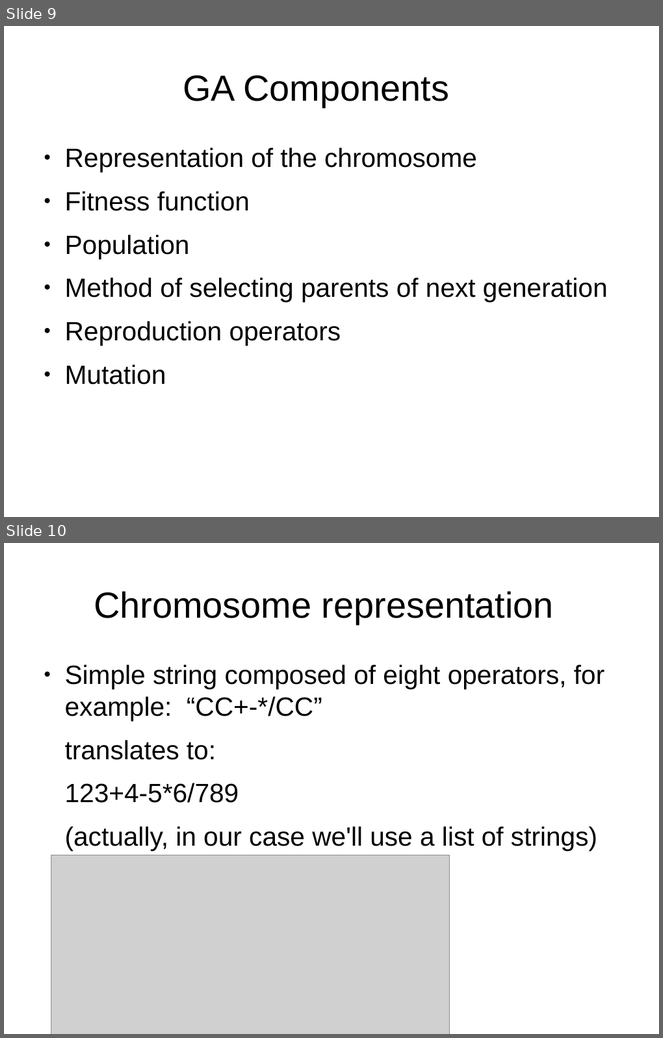
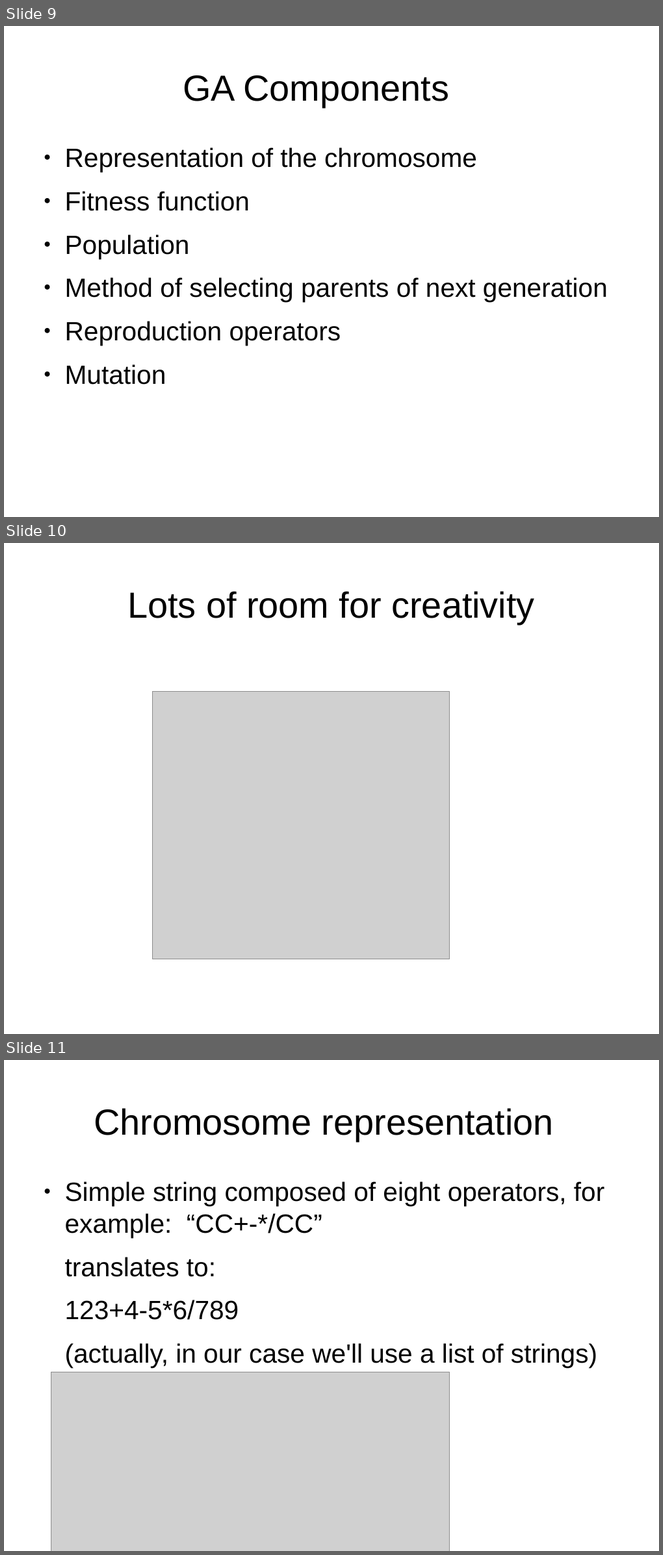
Before and after one commit to philtomson/OSBridge2012Talk, a slide deck: OSBridge2012.odp. Shown one above the other, each under a label of ours: slides 9 and 10 before the commit, slides 9, 10 and 11 after it. The pictures are 663x1038 and 663x1555 pixels, drawn with LibreOffice and Linux fonts; fonts in the diff are those of the drawing; grey boxes stand for pictures. Boxes give left, top, right and bottom in pixels: in the first picture for what was removed or moved away, otherwise in the second. Text is boxed around its words. In the diff, an @@ line names an element or a change of style, - is before the commit and + after.

```diff
--- a/OSBridge2012.odp
+++ b/OSBridge2012.odp
@@ slide 10 added at box(4, 543, 659, 1034), background #FFFFFF @@
@@ title added at box(128, 591, 534, 624), 44 pt, text #000000 @@
+Lots of room for creativity
@@ picture added at box(153, 692, 450, 959) @@
@@ what was slide 10 is now slide 11 @@
```
Also in this commit, not shown: 5 slides changed, 4 other slides added, 2 other files.
